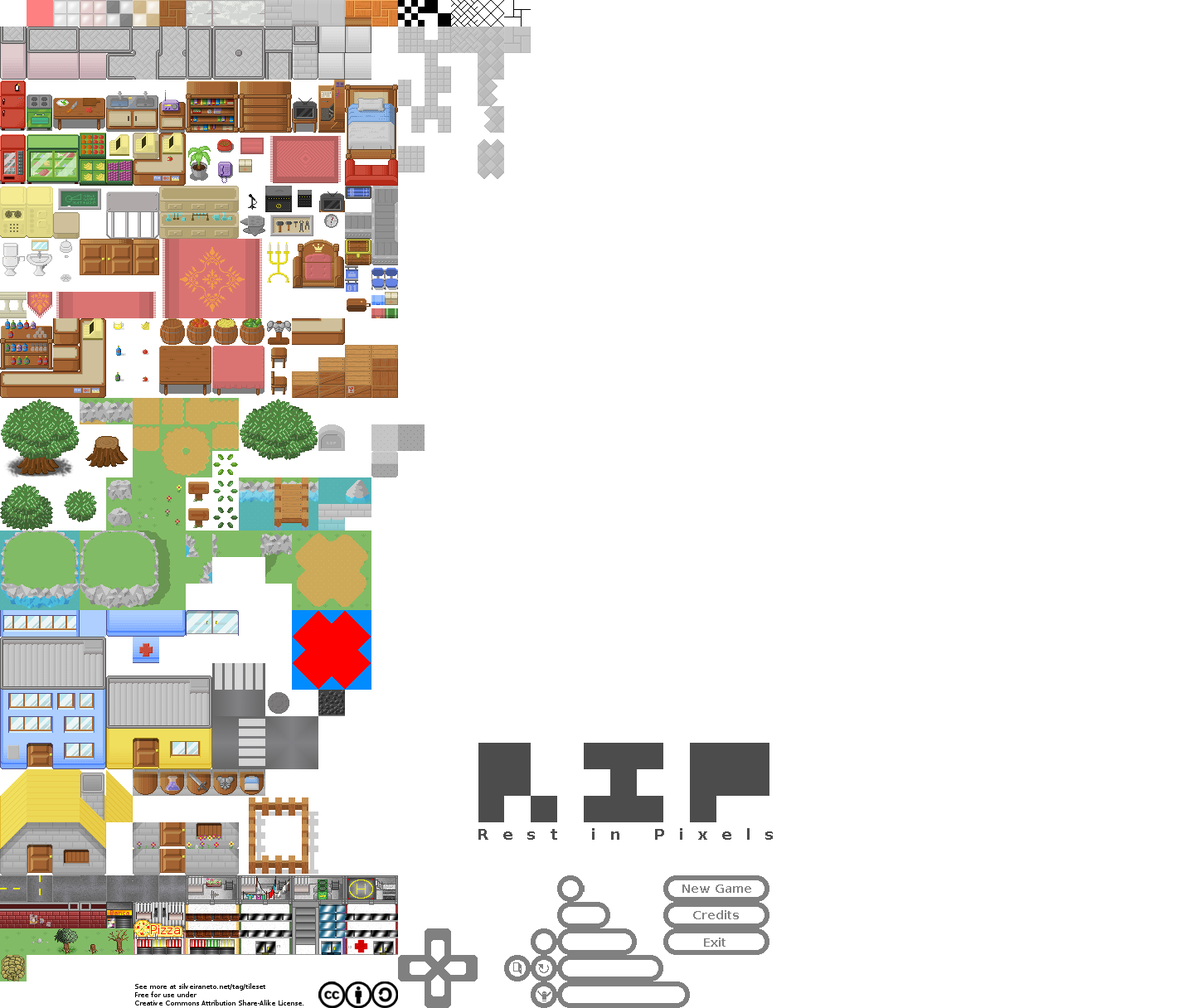
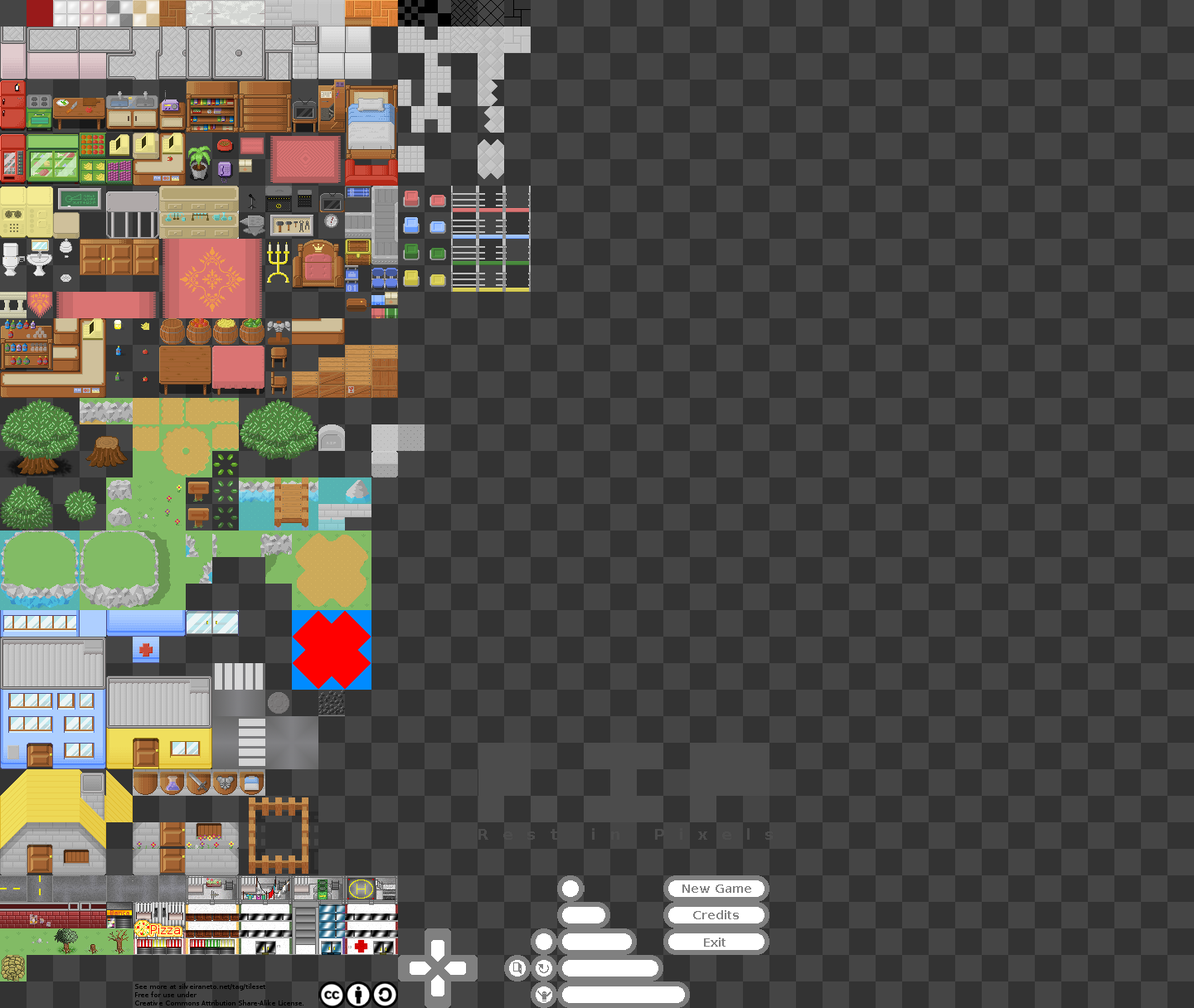
Comparing the layer stacks of the two 1194px x 1008px images. Changes:
painted on "Background" over [402, 185, 531, 292]
showed "black" over [0, 0, 1194, 1008]
showed "chess" over [0, 0, 1194, 1008]
